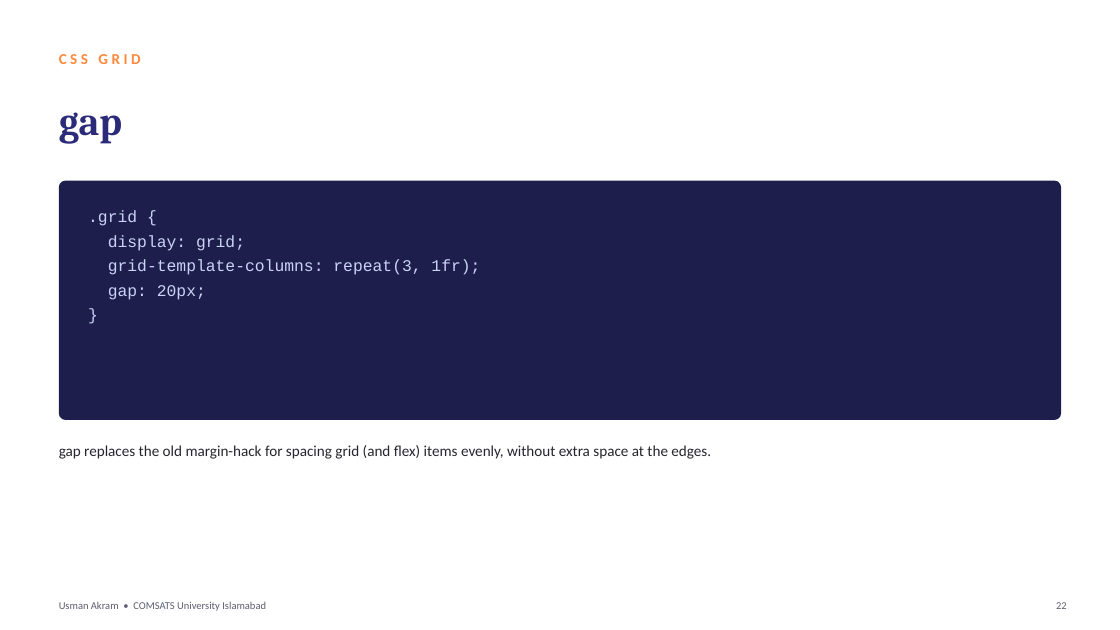
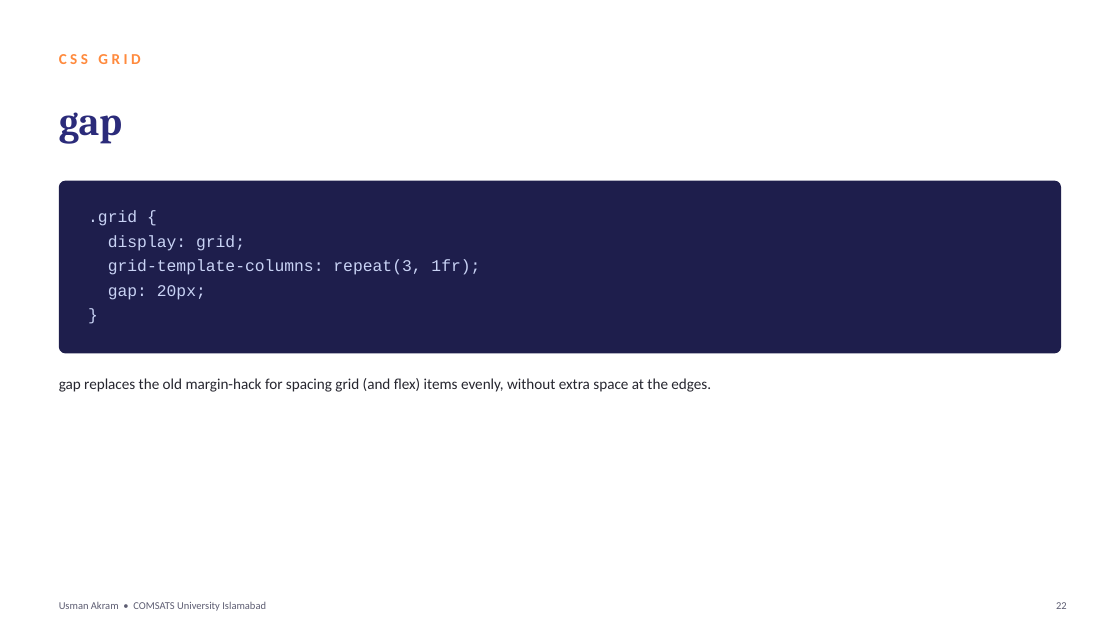
Before and after one commit to mua22/mern-web-book, a slide deck: slide 22 of slides/CSC336-Lecture-09-Flexbox-and-Grid-Layout.pptx. Drawn at 1120x630 pixels with LibreOffice and Linux fonts; fonts in the diff are those of the drawing. Boxes give left, top, right and bottom in pixels: in the first picture for what was removed or moved away, otherwise in the second. Text is boxed around its words. In the diff, an @@ line names an element or a change of style, - is before the commit and + after.

```diff
--- a/slides/CSC336-Lecture-09-Flexbox-and-Grid-Layout.pptx
+++ b/slides/CSC336-Lecture-09-Flexbox-and-Grid-Layout.pptx
@@ rounded rectangle resized from (x1=59, y1=181, x2=1061, y2=420) to (x1=59, y1=181, x2=1061, y2=354) @@
@@ rounded rectangle at (x1=59, y1=181, x2=1061, y2=354): proportions changed @@
@@ text "gap replaces the old margin-hack ..." moved from (x1=59, y1=445, x2=711, y2=459) to (x1=59, y1=378, x2=711, y2=392) @@
```
Also in this commit, not shown: 14 other slides changed, 2 other files.
